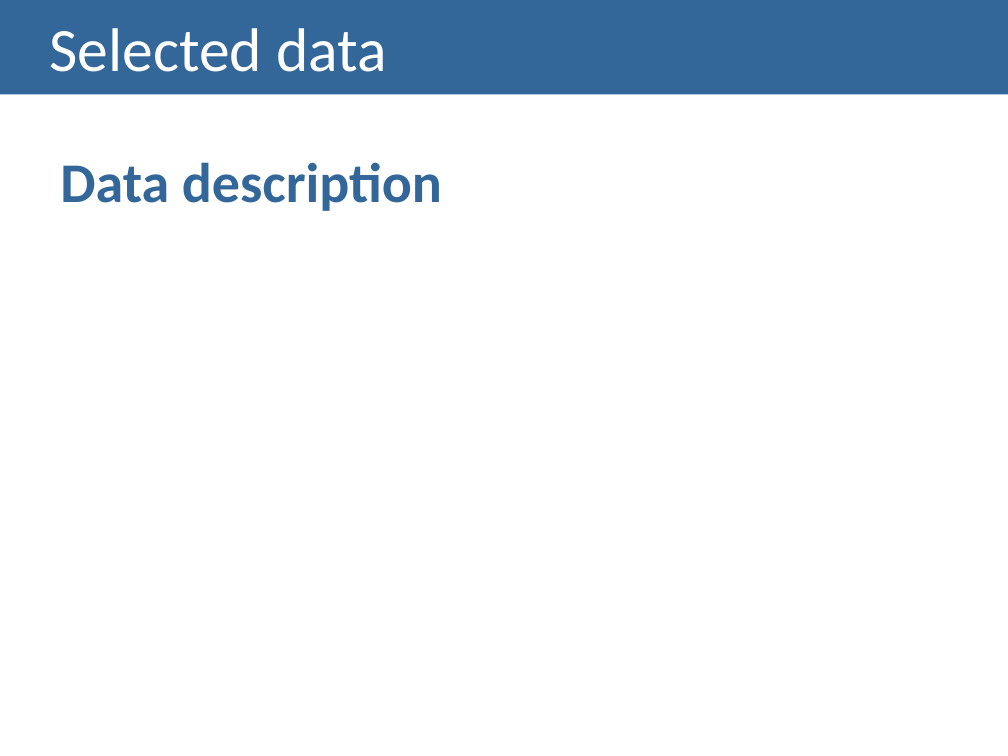
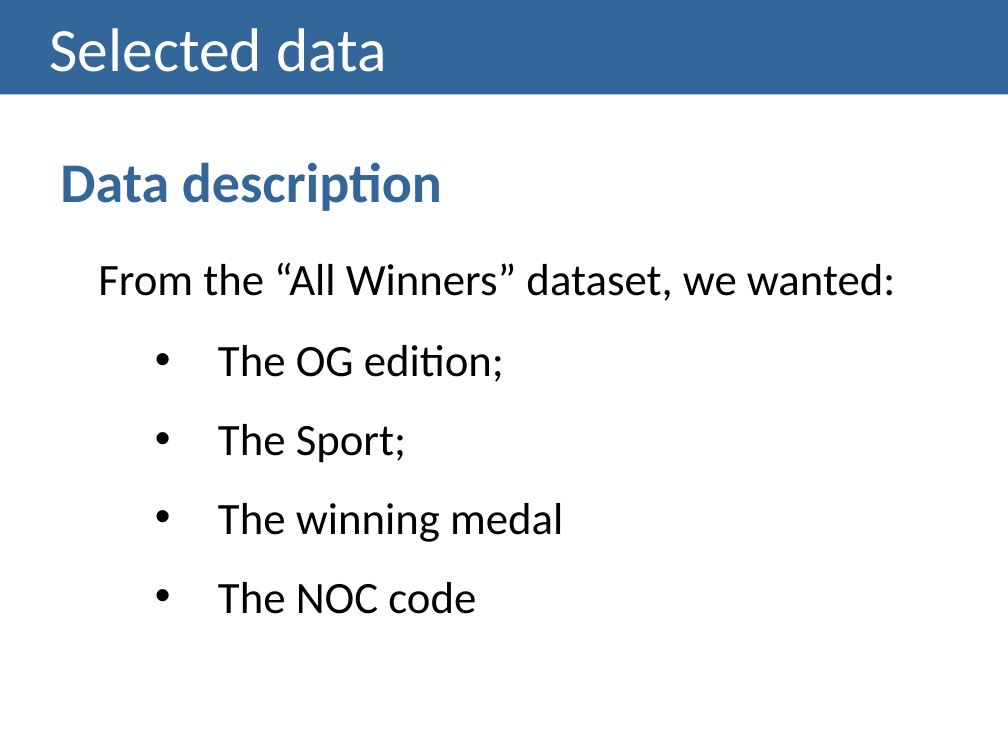
Before and after one commit to carboned4/V_I_2015_1, a slide deck: slide 8 of checkpoint2/G01A - Checkpoint2 Presentation.pptx (slide 9 before the commit). Drawn at 1008x756 pixels with LibreOffice and Linux fonts; fonts in the diff are those of the drawing. Boxes give left, top, right and bottom in pixels: in the first picture for what was removed or moved away, otherwise in the second. Text is boxed around its words. In the diff, an @@ line names an element or a change of style, - is before the commit and + after.

```diff
--- a/checkpoint2/G01A - Checkpoint2 Presentation.pptx
+++ b/checkpoint2/G01A - Checkpoint2 Presentation.pptx
@@ text at box(98, 263, 895, 614): paragraphs added @@
+  From the “All Winners” dataset, we wanted:
+      • The OG edition;
+      • The Sport;
+      • The winning medal
+      • The NOC code
```
Also in this commit, not shown: 4 other slides changed, 2 slides added, 1 other file.
